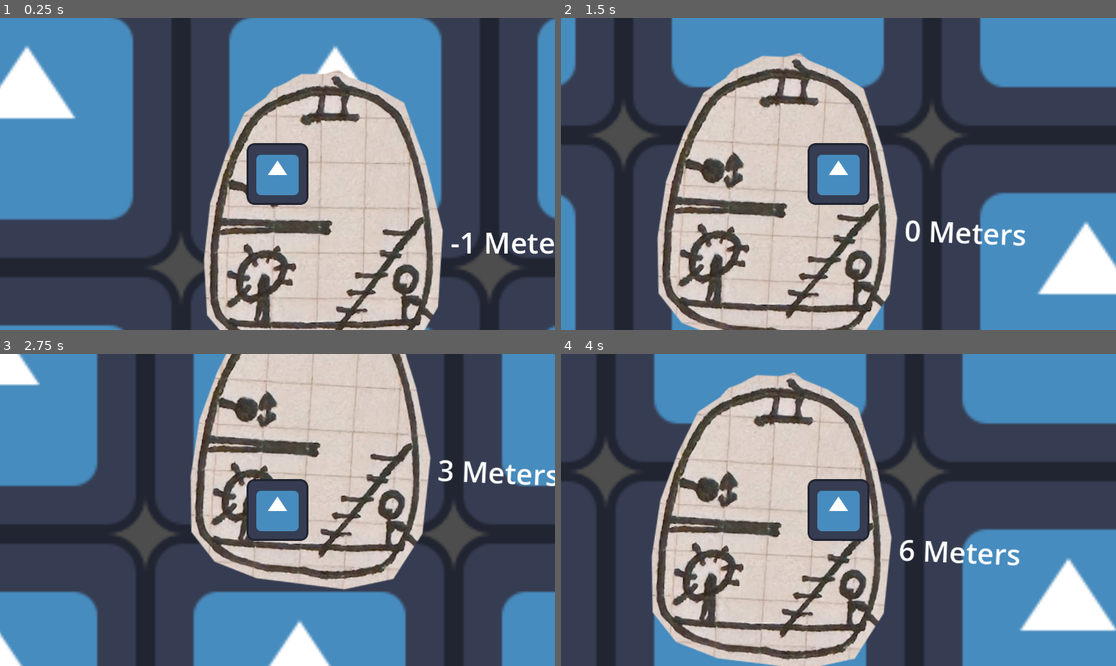
Above: before the commit, frames 1-4 (two rows, left to right).
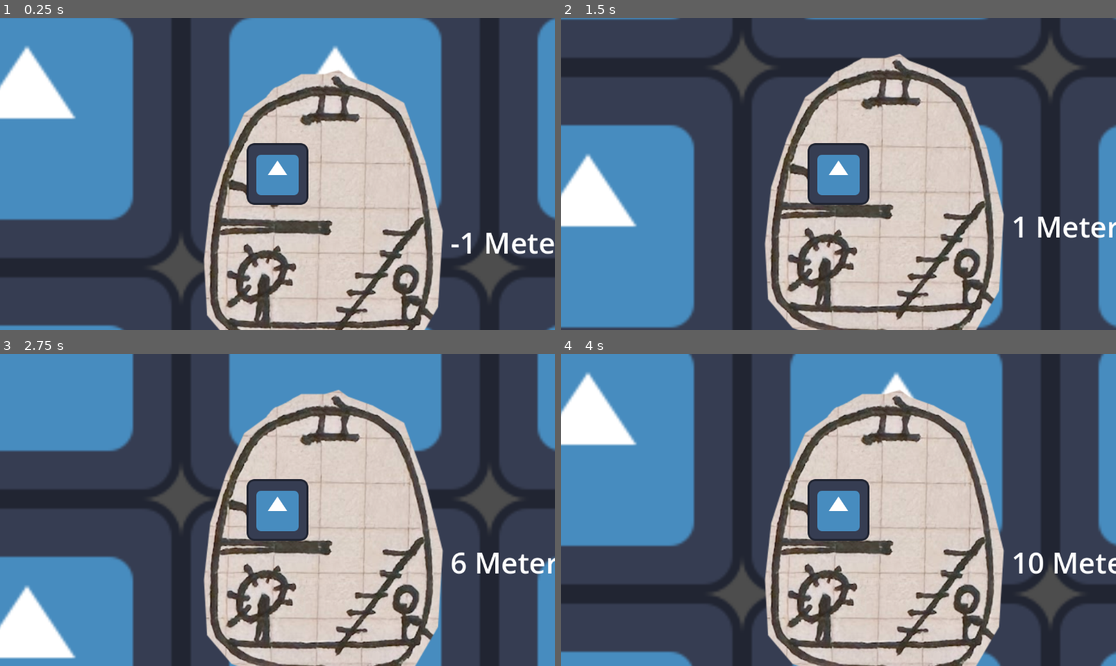
Above: after the commit, the same moments.

Repository: calzila/GGJ_2025
Game: Godot game, scene res://Overworld.tscn
Two runs of this game, one before a commit and one after it. Both use one fixed random seed, a clock stepped at 60 frames per second and the inputs below. The engine's default icon, where the game draws it, is replaced by a stand-in: a white triangle on a blue panel in a dark square.
Inputs:
- Up to frame 1 (0.25 s): no input
- Up to frame 2 (1.5 s): tap Enter (ui_accept) at 0.5, 0.77 s; hold Right (ui_right) from 0.53 s (still down)
- Up to frame 3 (2.75 s): tap Enter (ui_accept) at 1.52 s; release Right (ui_right) at 2.03 s; hold Left (ui_left) from 2.03 s (still down)
- Up to frame 4 (4 s): release Left (ui_left) at 2.78 s; hold Right (ui_right) from 2.78 s (still down); tap Enter (ui_accept) at 3.02, 3.77 s

The runs differ from the first frame. In frame 1, less than 0.1% of the frame differs, in the area x 83-100%, y 68-76%; in frame 2, 76%; in frame 3, 63%; in frame 4, 77%, in the area x 0-100%, y 0-100%.
Error after the commit: Parse Error: Function "is_on_floor()" not found in base self. (res://character.gd:10)

Commit message:
Exporting the game once

Diff:
--- a/Character.tscn
+++ b/Character.tscn
@@ -6,8 +6,7 @@
 [sub_resource type="RectangleShape2D" id="RectangleShape2D_52wfu"]
 size = Vector2(128, 128)
 
-[node name="CharacterBody2D" type="CharacterBody2D"]
-floor_max_angle = 1.20428
+[node name="CharacterBody2D" type="RigidBody2D"]
 script = ExtResource("1_4636m")
 
 [node name="Icon" type="Sprite2D" parent="."]
--- a/TheSub.tscn
+++ b/TheSub.tscn
@@ -15,6 +15,7 @@
 
 [node name="Node2D" type="RigidBody2D"]
 mass = 2.0
+lock_rotation = true
 linear_damp = 4.0
 angular_damp = 20.0
 script = ExtResource("1_552i2")
--- a/character.gd
+++ b/character.gd
@@ -1,4 +1,4 @@
-extends CharacterBody2D
+extends RigidBody2D
 
 
 const SPEED = 300.0
--- a/project.godot
+++ b/project.godot
@@ -18,3 +18,7 @@
 [dotnet]
 
 project/assembly_name="GGJ_2025"
+
+[rendering]
+
+textures/vram_compression/import_etc2_astc=true
